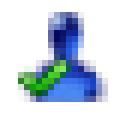
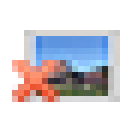
Revision of a layered w=132, h=138 image; what changed, layer by layer:
hid "select_operator" over (18, 12, 108, 102)
added layer "delete image" above "image" over (12, 30, 120, 102)
